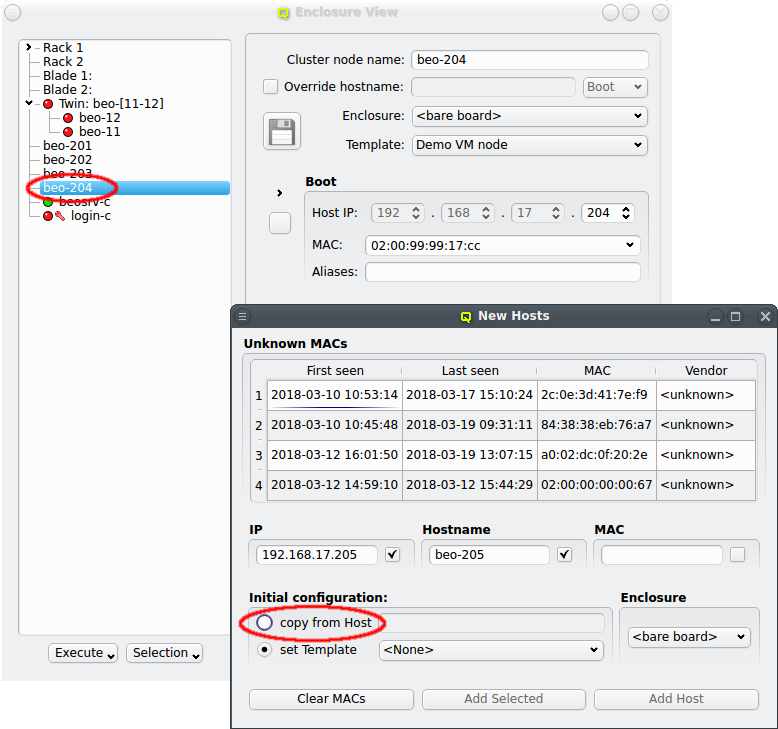
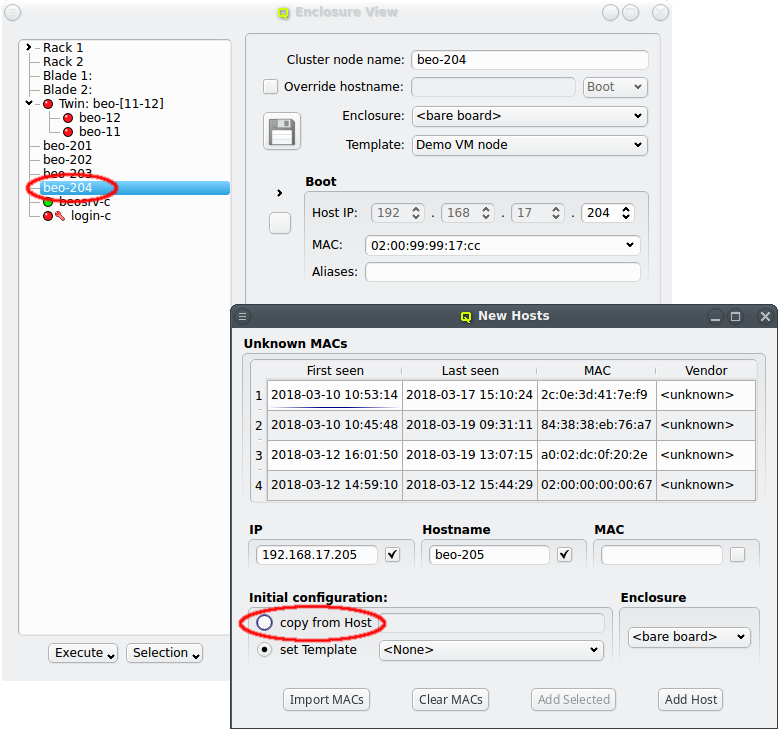
Revision of a layered 778 x 729 image; what changed, layer by layer:
painted on "Layer" over 249, 688, 760, 712
